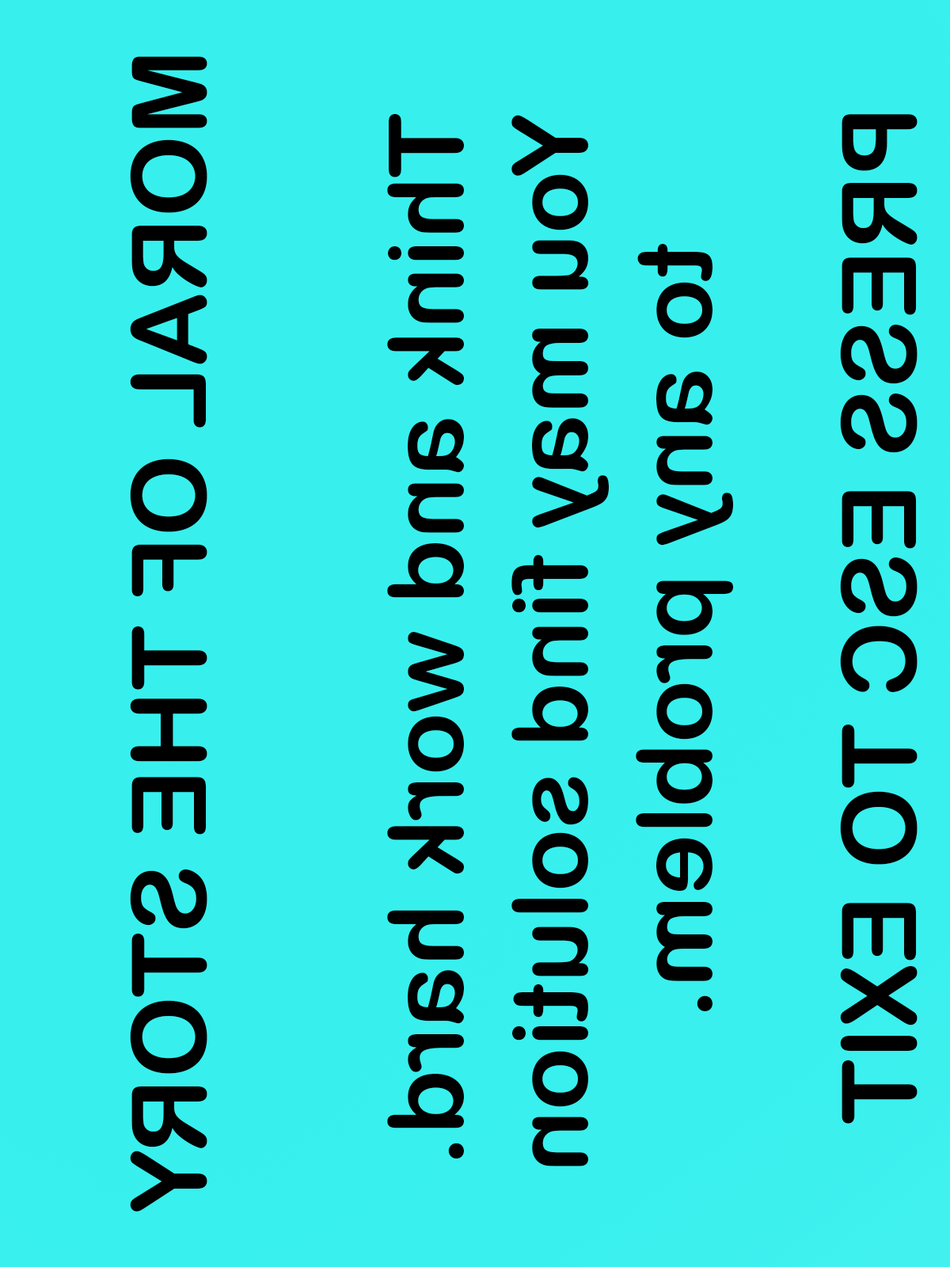
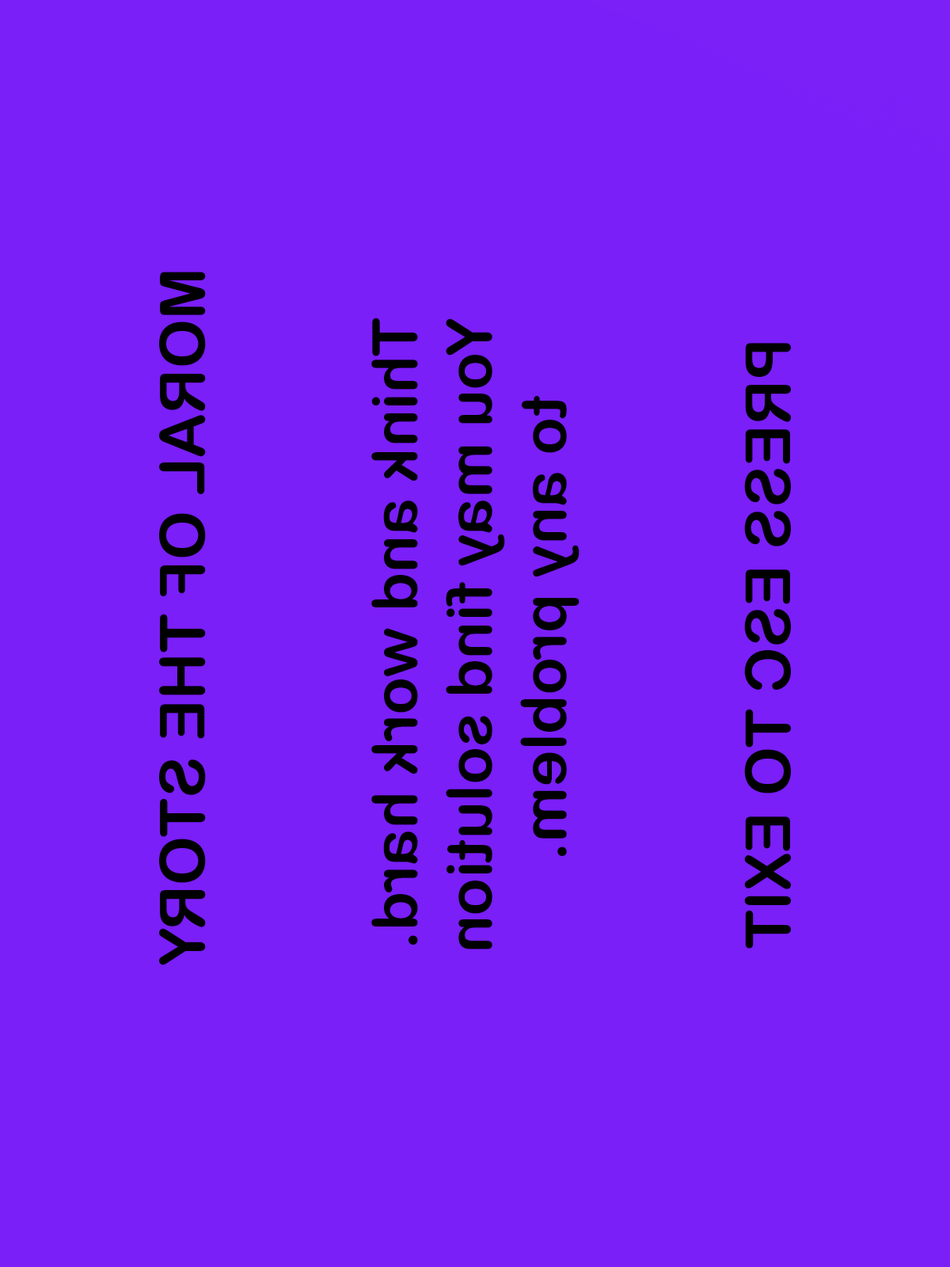
Revision of a layered w=950, h=1267 image; what changed, layer by layer:
painted on "PRESS ESC TO EXIT" over 744, 114, 918, 1124
painted on "Think and work hard. You may find solution to any problem." over 371, 113, 734, 1167
painted on "MORAL OF THE STORY" over 129, 56, 208, 1212
renamed "Background" to "Layer 1", painted on it over 0, 0, 950, 1267
